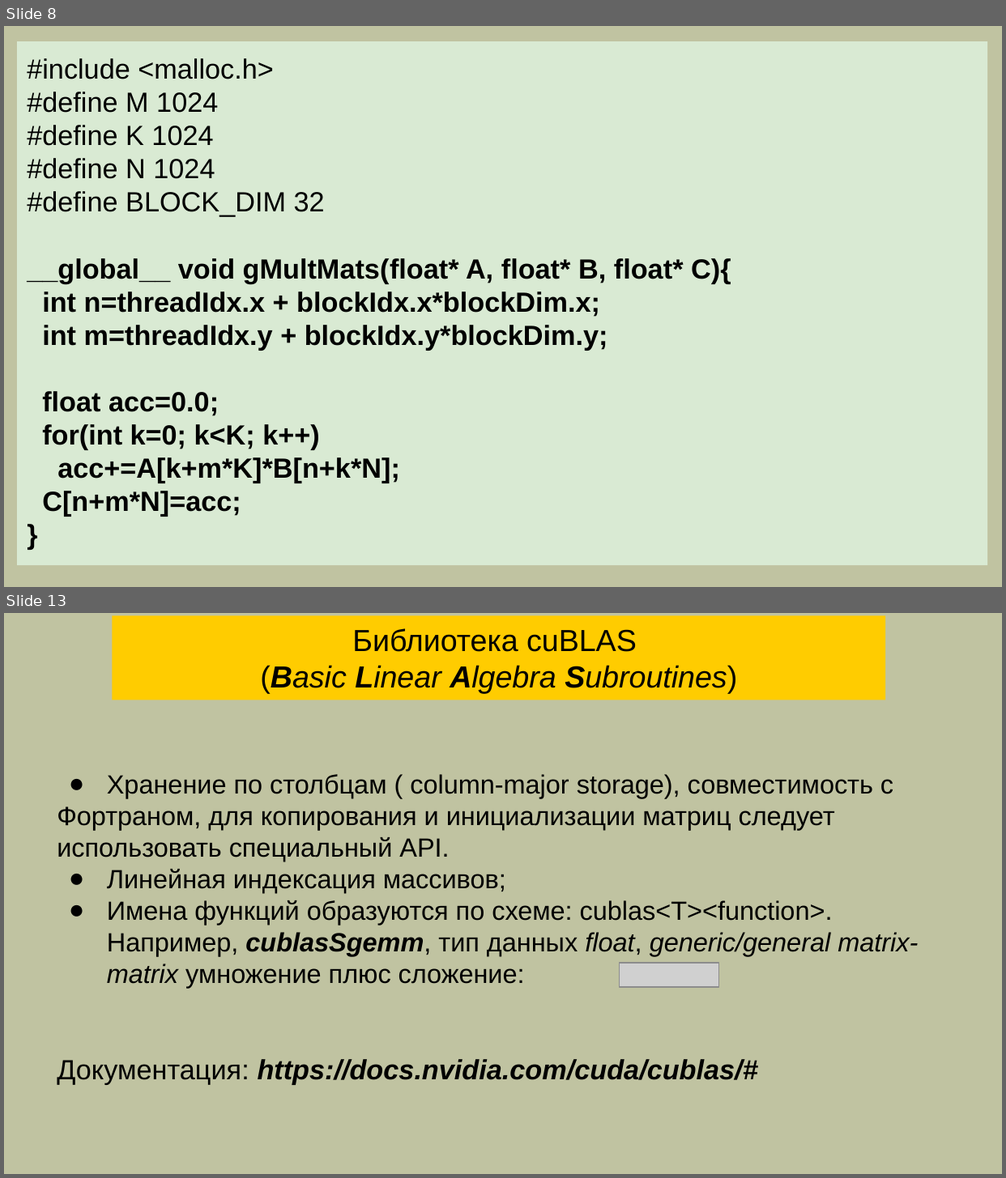
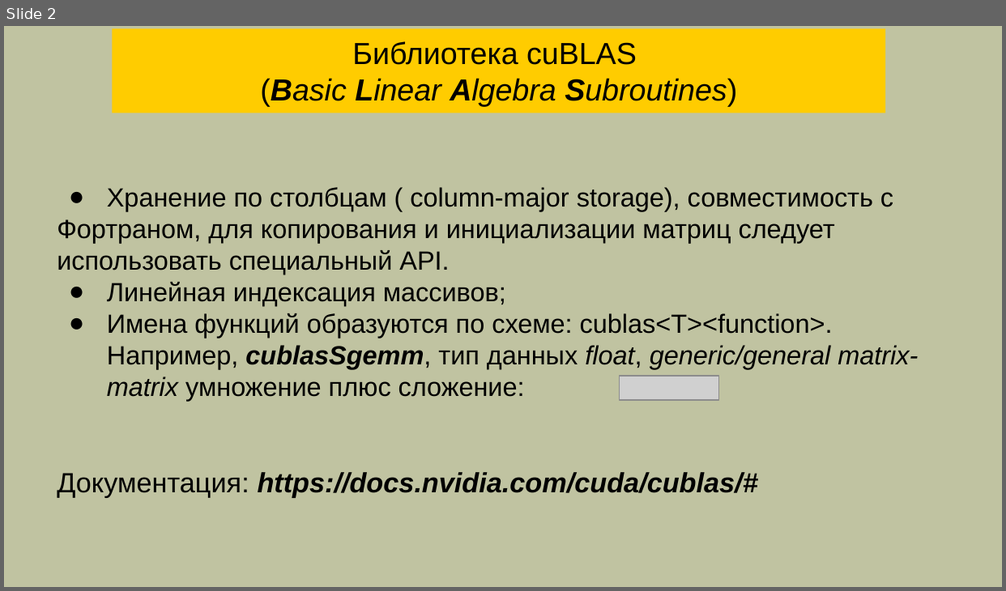
Before and after one commit to mlkv52/sibsutis_cuda_bachelors-2025, a slide deck: Лекции/pptx/Лекция13-ПГП-2025.pptx. Shown one above the other, each under a label of ours: slides 8 and 13 before the commit, slide 2 after it; the slides between them are not shown. The pictures are 1006x1178 and 1006x591 pixels, drawn with LibreOffice and Linux fonts; fonts in the diff are those of the drawing; grey boxes stand for pictures; background and template pictures are left out. Boxes give left, top, right and bottom in pixels: in the first picture for what was removed or moved away, otherwise in the second. Text is boxed around its words. In the diff, an @@ line names an element or a change of style, - is before the commit and + after.

```diff
--- a/Лекции/pptx/Лекция13-ПГП-2025.pptx
+++ b/Лекции/pptx/Лекция13-ПГП-2025.pptx
@@ slide 8 removed at (4, 26, 1002, 587), background #C0C3A1 @@
@@ rectangle removed at (17, 42, 988, 566) @@
-#include <malloc.h>
-#define M 1024
-#define K 1024
-#define N 1024
-#define BLOCK_DIM 32
-__global__ void gMultMats(float* A, float* B, float* C){
-int n=threadIdx.x + blockIdx.x*blockDim.x;
-int m=threadIdx.y + blockIdx.y*blockDim.y;
-float acc=0.0;
-for(int k=0; k<K; k++)
-acc+=A[k+m*K]*B[n+k*N];
-C[n+m*N]=acc;
-}
@@ what was slide 13 is now slide 2 @@
```
Also in this commit, not shown: 1 slide changed, 10 other slides removed, 1 other file.
